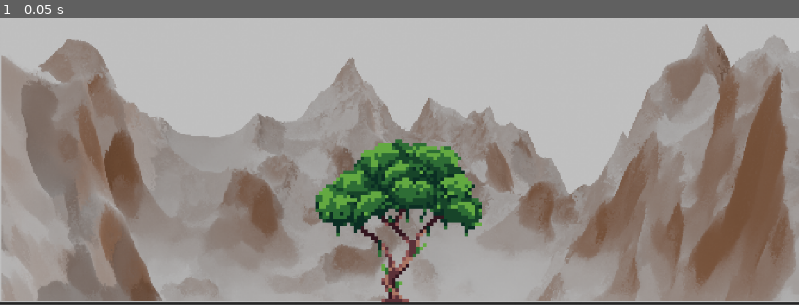
Above: before the commit, frame 1.
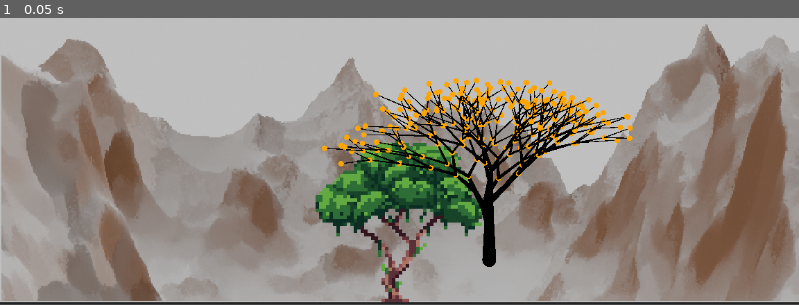
Above: after the commit, the same moment.

Repository: StevenBoyce/game-jam-06-2026
Game: Godot game, scene res://scenes/battle/battle.tscn
Two runs of this game, one before a commit and one after it. Both use one fixed random seed, a clock stepped at 60 frames per second and the inputs below.
Inputs:
- Up to frame 1 (0.05 s): no input

The runs differ from the first frame. In frame 1, 5.4% of the frame differs, in the area x 40-80%, y 20-87%.

Commit message:
added procgen tree.

Diff:
--- a/project.godot
+++ b/project.godot
@@ -12,7 +12,7 @@
 
 config/name="game-jam-06-26"
 run/main_scene="uid://wrbxsk8qadf0"
-config/features=PackedStringArray("4.6", "Forward Plus")
+config/features=PackedStringArray("4.5", "Forward Plus")
 config/icon="res://icon.svg"
 
 [autoload]
--- a/scenes/tree/PlayerTree.tscn
+++ b/scenes/tree/PlayerTree.tscn
@@ -1,17 +1,17 @@
-[gd_scene format=3 uid="uid://dyl5lrmc8uq2y"]
+[gd_scene load_steps=3 format=3 uid="uid://dyl5lrmc8uq2y"]
 
 [ext_resource type="Texture2D" uid="uid://dkp7iea5ndtow" path="res://assets/48x48 trees.png" id="1_3tpkh"]
-[ext_resource type="Script" uid="uid://boei7p2vq2bi0" path="res://scenes/tree/PlayerTree.gd" id="1_x6y3p"]
+[ext_resource type="Script" uid="uid://cxkyht861ej0y" path="res://scenes/tree/player_tree.gd" id="1_x6y3p"]
 
-[node name="PlayerTree" type="Node2D" unique_id=1691204110]
+[node name="PlayerTree" type="Node2D"]
 script = ExtResource("1_x6y3p")
 
-[node name="Sprite2D" type="Sprite2D" parent="." unique_id=929526706]
+[node name="Sprite2D" type="Sprite2D" parent="."]
 scale = Vector2(5, 5)
 texture = ExtResource("1_3tpkh")
 hframes = 4
 metadata/_edit_lock_ = true
 
-[node name="AttackHitbox" type="Area2D" parent="." unique_id=1011411476]
+[node name="AttackHitbox" type="Area2D" parent="."]
 
-[node name="CollisionShape2D" type="CollisionShape2D" parent="AttackHitbox" unique_id=855190076]
+[node name="CollisionShape2D" type="CollisionShape2D" parent="AttackHitbox"]
--- /dev/null
+++ b/scenes/tree/player_tree.gd
@@ -0,0 +1,159 @@
+extends Node2D
+
+
+# Called when the node enters the scene tree for the first time.
+func _ready():
+	var tree_node = Node2D.new()
+	add_child(tree_node)
+
+	tree_node.position = Vector2(-100, -200)
+	tree_node.scale = Vector2(0.4, 0.4)
+
+	var tree = createpoints()
+	var width = get_viewport().get_visible_rect().size.x
+	var height = get_viewport().get_visible_rect().size.y
+
+	var base_width = 50.0
+	var taper_factor = 0.7
+	var branch_index = 0
+
+	var max_value = -INF
+	var min_value = INF
+
+	for branch in tree:
+		max_value = max(max_value, branch[0])
+		max_value = max(max_value, branch[1])
+		max_value = max(max_value, branch[2])
+		max_value = max(max_value, branch[3])
+
+	print(max_value)
+
+	for branch in tree:
+		min_value = min(min_value, branch[0])
+		min_value = min(min_value, branch[1])
+		min_value = min(min_value, branch[2])
+		min_value = min(min_value, branch[3])
+	print(min_value)
+
+	if min_value < 0:
+		min_value = 1+abs(min_value)
+
+	max_value = max(min_value, max_value)
+	var scaler = 1/max_value
+
+	for branch in tree:
+		var layer = int(floor(log(branch_index + 1) / log(2)))
+
+		var start_scale = pow(taper_factor, layer)
+		var end_scale = pow(taper_factor, layer + 1)
+
+		var line = Line2D.new()
+		line.width = base_width
+		line.default_color = Color.BLACK
+
+		var taper = Curve.new()
+		taper.add_point(Vector2(0.0, start_scale))
+		taper.add_point(Vector2(1.0, end_scale))
+		line.width_curve = taper
+
+		line.begin_cap_mode = Line2D.LINE_CAP_ROUND
+		line.end_cap_mode = Line2D.LINE_CAP_ROUND
+		var scaled_width = (0.5 + (branch[0] - 0.5) * scaler) * width
+		var scaled_height = (1+(branch[1] - 1) * scaler) * height
+
+		var scaled_width1 = (0.5 + (branch[2] - 0.5) * scaler) * width
+		var scaled_height1 = (1+(branch[3] - 1) * scaler) * height
+
+		line.add_point(Vector2(scaled_width,scaled_height))
+
+		line.add_point(Vector2(scaled_width1,scaled_height1))
+
+		tree_node.add_child(line)
+		if branch_index > 6:
+			var circle = Polygon2D.new()
+
+			var points = PackedVector2Array()
+			for i in range(16):
+				var angle = TAU * i / 16.0
+				points.append(Vector2(cos(angle), sin(angle)) * 10.0)
+
+			circle.polygon = points
+			circle.color = Color.ORANGE
+			circle.position = Vector2(scaled_width1, scaled_height1)
+
+			tree_node.add_child(circle)
+		branch_index += 1
+
+
+
+func createpoints():
+	# Initialize the very first line segment  ( the trunk) of the tree
+	var arr = []
+	arr.resize(5)
+	var start_x = float(0.5)
+	var start_y = float(1.0)
+	var end_x = float(0.5)
+	var end_y = float(0.7)
+	var angle = 0.0
+	arr[0] = start_x
+	arr[1] = start_y
+	arr[2] = end_x
+	arr[3] = end_y
+	arr[4] = angle
+
+	# InitiIalize the array of arrays that will store the line segments that makeup the tree.
+	var tree = []
+	tree.resize(1)
+	tree[0] = arr
+	var layers = 8
+	var branches = pow(2, layers- 1) - 2
+	var i = 0
+	while i < branches:
+		var start_point_x = tree[i][2]
+		var start_point_y = tree[i][3]
+		var old_angle = tree[i][4]
+
+		# Left branch
+		var arr2 = []
+		arr2.resize(5)
+
+		var rand_angle = deg_to_rad(randi_range(-30, 0))
+		var rand_length = randf_range(0.1, 0.2)
+		var new_angle = old_angle + rand_angle
+
+		arr2[0] = start_point_x
+		arr2[1] = start_point_y
+		arr2[4] = new_angle
+
+		var branchv = Vector2(0, -rand_length)
+		var rotated_branch = branchv.rotated(new_angle)
+
+		arr2[2] = rotated_branch.x + start_point_x
+		arr2[3] = rotated_branch.y + start_point_y
+
+		tree.append(arr2)
+
+		# Right branch
+		var arr3 = []
+		arr3.resize(5)
+
+		var rand_angle2 = deg_to_rad(randi_range(0, 30))
+		var rand_length2 = randf_range(0.1, 0.2)
+		var new_angle2 = old_angle + rand_angle2
+
+		arr3[0] = start_point_x
+		arr3[1] = start_point_y
+		arr3[4] = new_angle2
+
+		var branchv2 = Vector2(0, -rand_length2)
+		var rotated_branch2 = branchv2.rotated(new_angle2)
+
+		arr3[2] = rotated_branch2.x + start_point_x
+		arr3[3] = rotated_branch2.y + start_point_y
+
+		tree.append(arr3)
+
+		i += 1
+
+	print(tree)
+	return tree
Not shown, added: scenes/tree/player_tree.gd.uid
